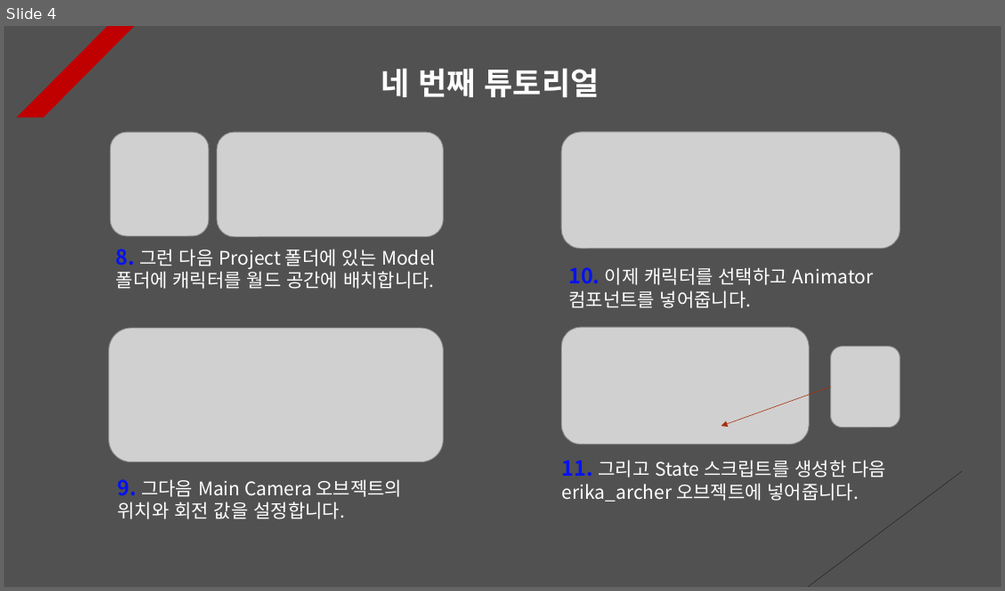
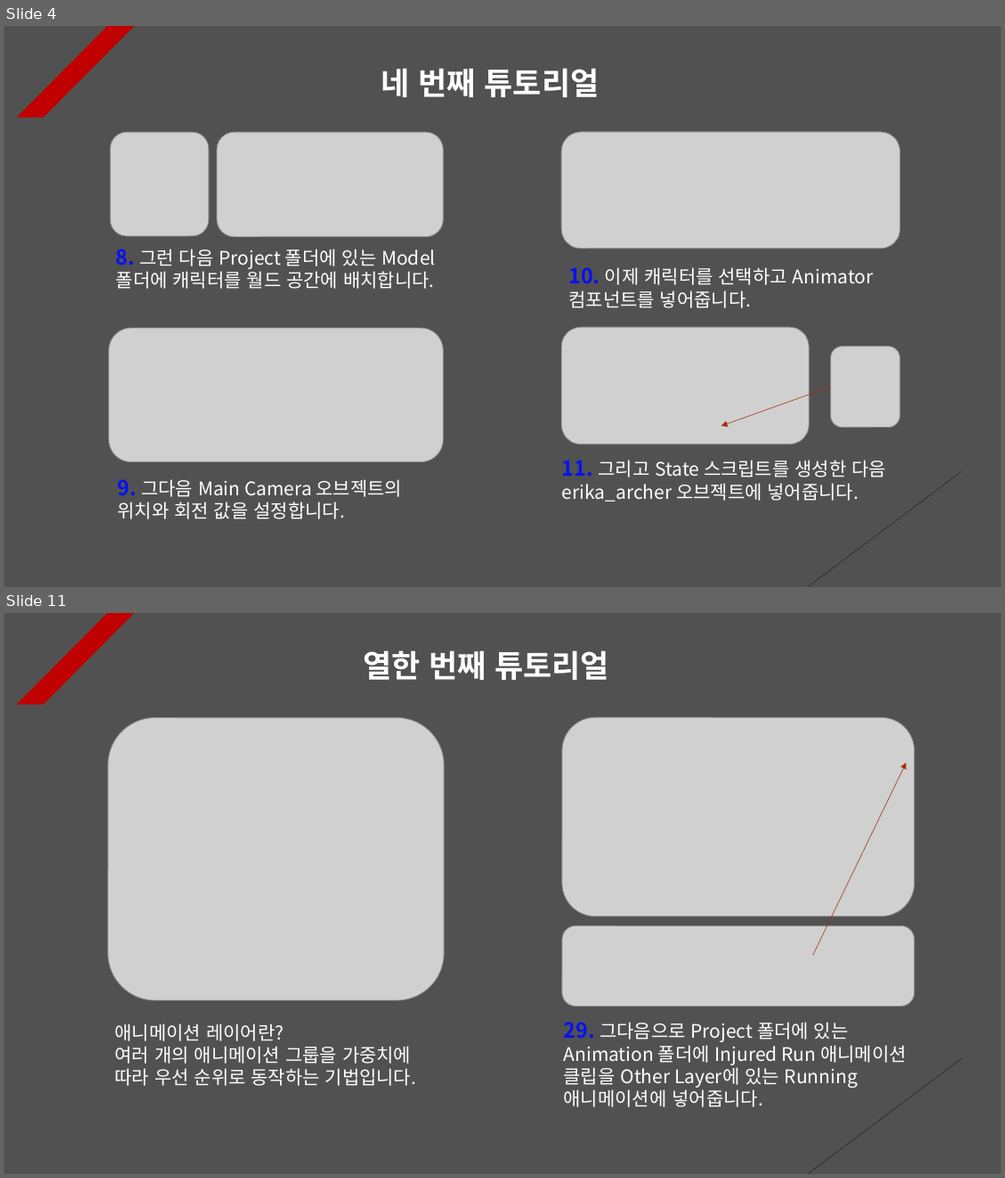
Before and after one commit to Unity2033/3D-UnityEngine, a slide deck: Assets/Class/Animation Layer/PPT Data/Animation Layer Example.pptx. Shown one above the other, each under a label of ours: slide 4 before the commit, slides 4 and 11 after it; the slides between them are not shown. The pictures are 1005x591 and 1005x1178 pixels, drawn with LibreOffice and Linux fonts; fonts in the diff are those of the drawing; grey boxes stand for pictures. Boxes give left, top, right and bottom in pixels: in the first picture for what was removed or moved away, otherwise in the second. Text is boxed around its words. In the diff, an @@ line names an element or a change of style, - is before the commit and + after.

```diff
--- a/Assets/Class/Animation Layer/PPT Data/Animation Layer Example.pptx
+++ b/Assets/Class/Animation Layer/PPT Data/Animation Layer Example.pptx
@@ slide 11 added at (4,613,1001,1174), background #515151; not listed: 2 template elements that a slide beside it also shows @@
@@ text added at (363,650,609,680), 30 pt, text #FFFFFF, bold @@
+열한 번째 튜토리얼
@@ picture added at (108,718,444,1000) @@
@@ picture added at (562,718,914,916) @@
@@ arrow added from (813, 955) to (906, 763), #A5300F 0.5 pt dashed @@
@@ picture added at (562,925,914,1005) @@
@@ text added at (115,1023,416,1086), 18 pt, text #FFFFFF @@
+애니메이션 레이어란?
+여러 개의 애니메이션 그룹을 가중치에 따라 우선 순위로 동작하는 기법입니다.
@@ text added at (564,1022,906,1107), 18 pt, text #FFFFFF @@
+29. 그다음으로 Project 폴더에 있는 Animation 폴더에 Injured Run 애니메이션 클립을 Other Layer에 있는 Running 애니메이션에 넣어줍니다.
```
Also in this commit, not shown: 1 slide changed, 7 other slides added, 12 other files.
